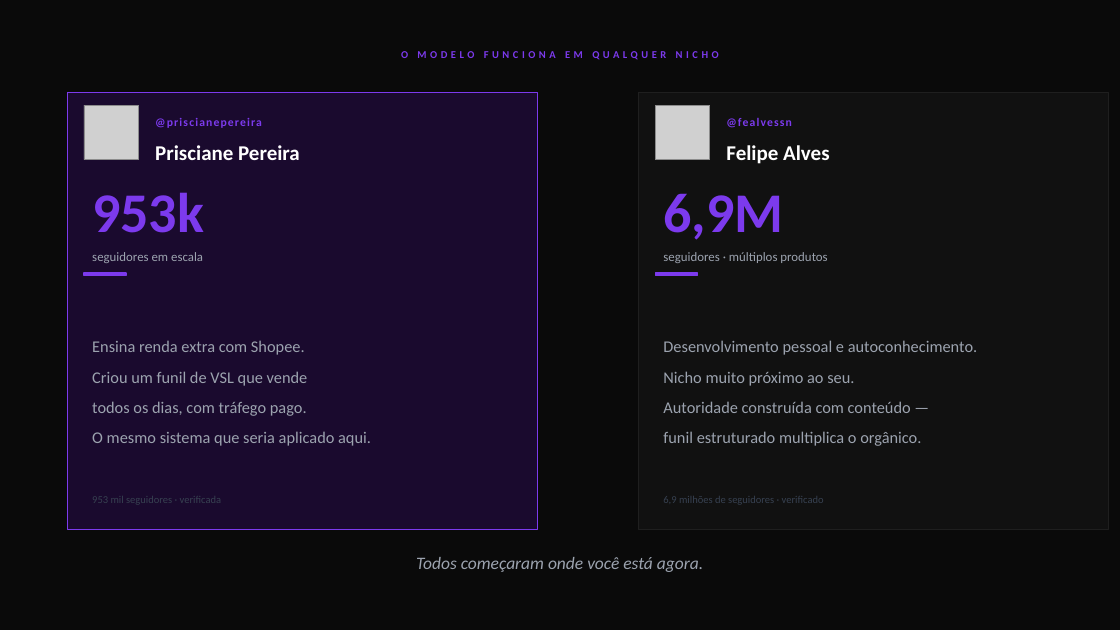
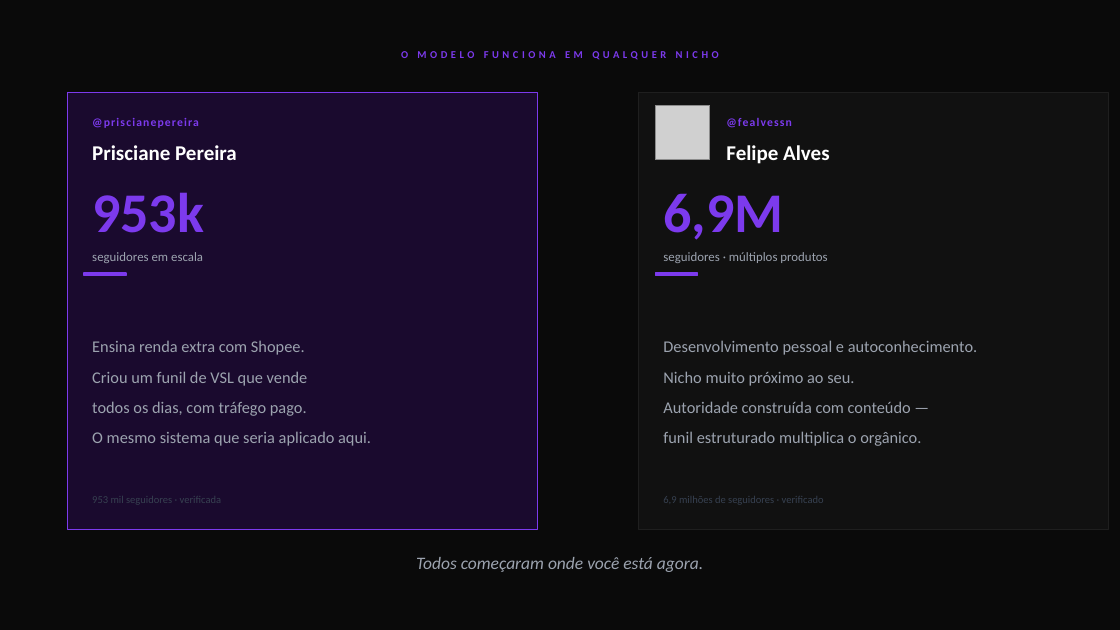
Before and after one commit to okauarodriguez-dotcom/grupoaura, a slide deck: slide 8 of operacoes/apresentacoes/monica/Pitch-Monica.pptx. Drawn at 1120x630 pixels with LibreOffice and Linux fonts; fonts in the diff are those of the drawing; grey boxes stand for pictures. Boxes give left, top, right and bottom in pixels: in the first picture for what was removed or moved away, otherwise in the second. Text is boxed around its words. In the diff, an @@ line names an element or a change of style, - is before the commit and + after.

```diff
--- a/operacoes/apresentacoes/monica/Pitch-Monica.pptx
+++ b/operacoes/apresentacoes/monica/Pitch-Monica.pptx
@@ text "@priscianepereira": place and size @@
-text "@priscianepereira" at <box>155,118,262,128</box>
+text "@priscianepereira" at <box>92,118,199,128</box>
@@ picture removed at <box>84,105,139,160</box> @@
@@ text "Prisciane Pereira": place and size @@
-text "Prisciane Pereira" at <box>155,145,300,160</box>
+text "Prisciane Pereira" at <box>92,145,237,160</box>
```
Also in this commit, not shown: 2 other slides changed, 2 other files.
